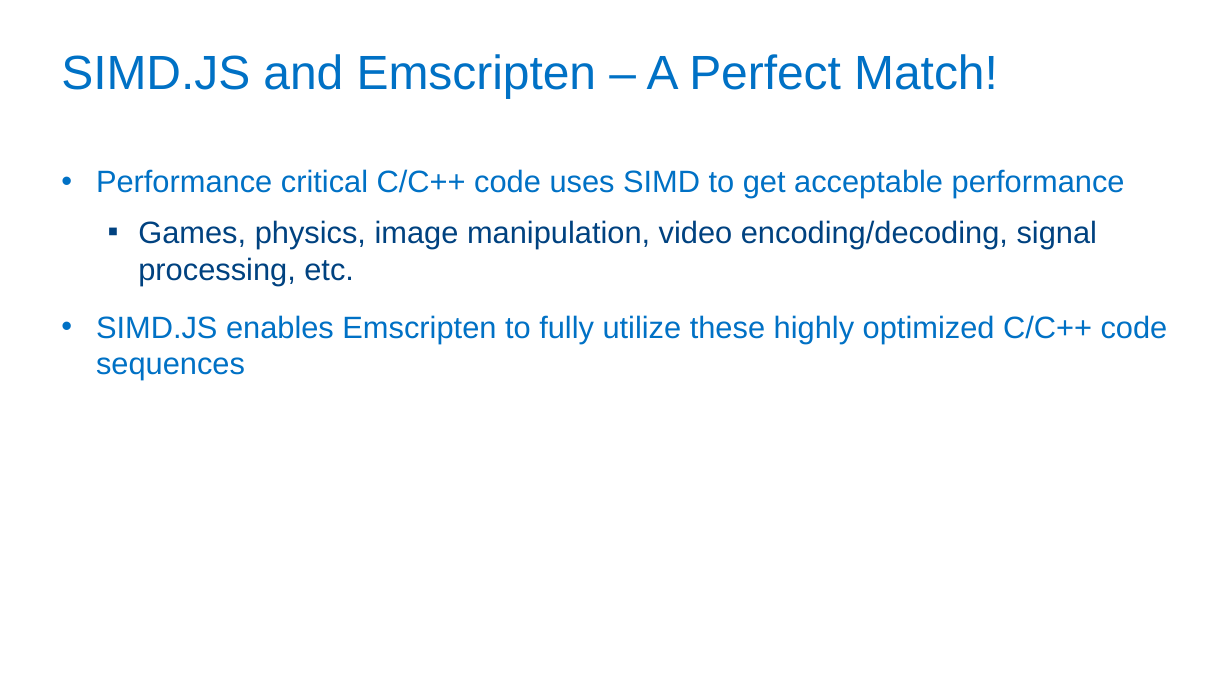
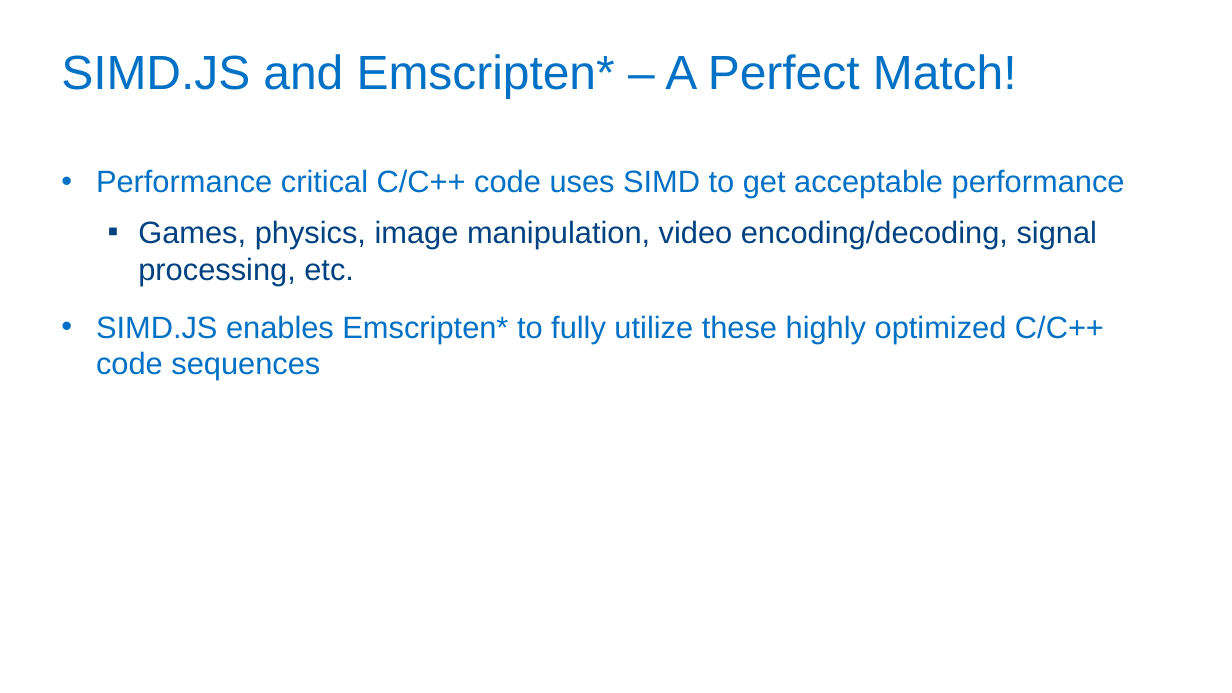
Before and after one commit to PeterJensen/wpmvp2015, a slide deck: slide 17 of simdjs-presentation.pptx. Drawn at 1232x693 pixels with LibreOffice and Linux fonts; fonts in the diff are those of the drawing; background and template pictures are left out. Boxes give left, top, right and bottom in pixels: in the first picture for what was removed or moved away, otherwise in the second. Text is boxed around its words. In the diff, an @@ line names an element or a change of style, - is before the commit and + after.

```diff
--- a/simdjs-presentation.pptx
+++ b/simdjs-presentation.pptx
@@ title at bbox=[61, 54, 1017, 99]: text changed @@
-SIMD.JS and Emscripten – A Perfect Match!
+SIMD.JS and Emscripten* – A Perfect Match!
@@ text at bbox=[96, 315, 1104, 380]: text changed @@
-• SIMD.JS enables Emscripten to fully utilize these highly optimized C/C++ code sequences
+• SIMD.JS enables Emscripten* to fully utilize these highly optimized C/C++ code sequences
```
Also in this commit, not shown: 17 other slides changed, 4 slides added, 1 other file.
